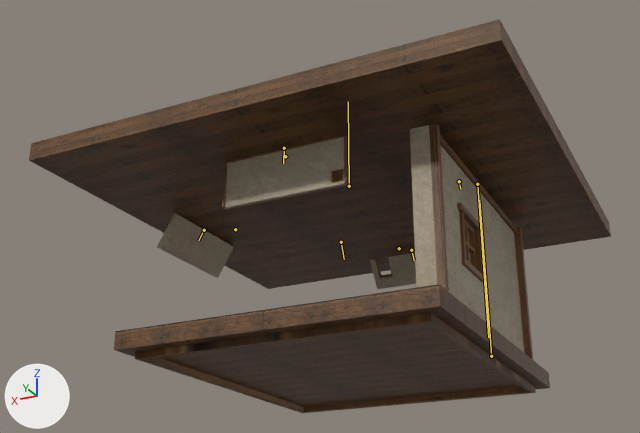
A saved change to the FBX model Assets/Models/Walls/Bedroom_Base_Z.fbx.
Before and after are seen from a camera (50 mm lens) standing at (-7.12, 15.62, -7.59) and looking at (0.34, 0.69, -0.87). Arrows for +X, +Y and +Z are at lower left; the lights stay in place. The picture after the commit comes second. Both versions are drawn at frame 150 of the action 'Bedroom_Mini_GO'; the numbers are the values there. The bones that change, and the others that lie on the model, are drawn over the model as lines.

In view in the first picture: 'Bedroom_Base_Z'.
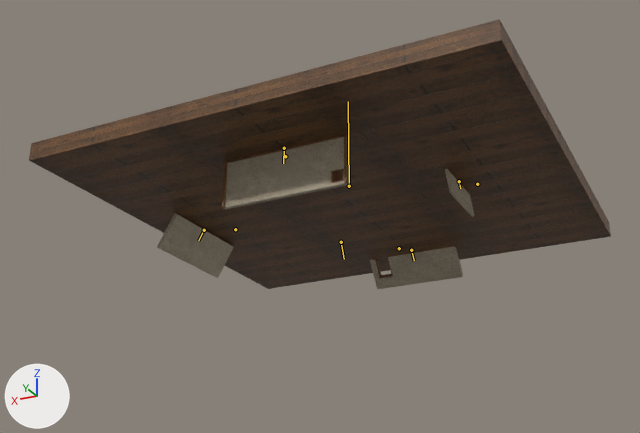
Boxes [x1, y1, x2, y2] around the edits, measured in the pictures (640 x 433 px):
'Bedroom_Base_Z', posed (31% shorter)
    before: [29, 19, 611, 413]
    after: [29, 19, 611, 289]
bone 'Wall02', root to tip
    before: (477, 184) to (488, 337)
    after: (477, 184) to (477, 184)

The change in detail:
Bone 'Wall02' (bone_wall02) is rescaled from (1.0, 1.0, 1.0) to (0.0, 0.0, 0.0).
